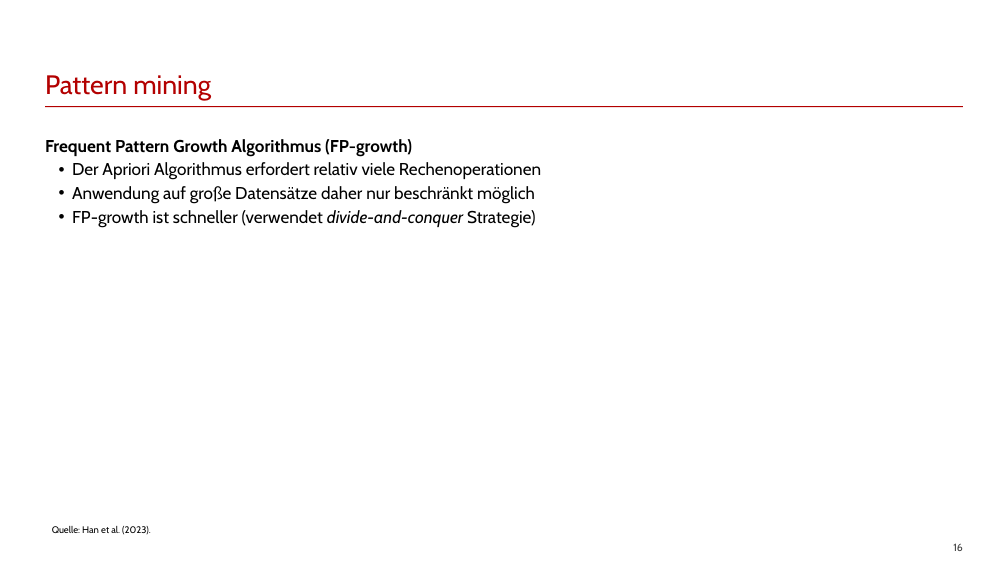
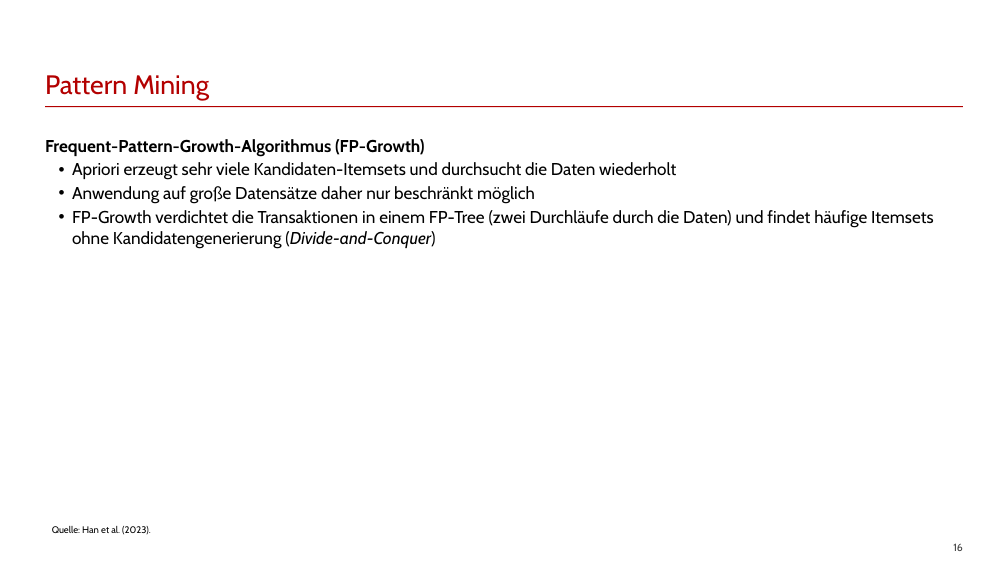
Before and after one commit to franzmohr/intro-data-mining-de, a slide deck: slide 16 of data-mining.odp. Drawn at 1008x567 pixels with LibreOffice and Linux fonts; fonts in the diff are those of the drawing. Boxes give left, top, right and bottom in pixels: in the first picture for what was removed or moved away, otherwise in the second. Text is boxed around its words. In the diff, an @@ line names an element or a change of style, - is before the commit and + after.

```diff
--- a/data-mining.odp
+++ b/data-mining.odp
@@ title at box(45, 75, 209, 100): text changed @@
-Pattern mining
+Pattern Mining
@@ text at box(45, 139, 676, 180): text changed @@
-Frequent Pattern Growth Algorithmus (FP-growth)
-• Der Apriori Algorithmus erfordert relativ viele Rechenoperationen
+Frequent-Pattern-Growth-Algorithmus (FP-Growth)
+• Apriori erzeugt sehr viele Kandidaten-Itemsets und durchsucht die Daten wiederholt
@@ text at box(72, 210, 934, 249): text changed @@
-• FP-growth ist schneller (verwendet divide-and-conquer Strategie)
+• FP-Growth verdichtet die Transaktionen in einem FP-Tree (zwei Durchläufe durch die Daten) und findet häufige Itemsets ohne Kandidatengenerierung (Divide-and-Conquer)
```
Also in this commit, not shown: 24 other slides changed, 5 slides added, 8 other files.
